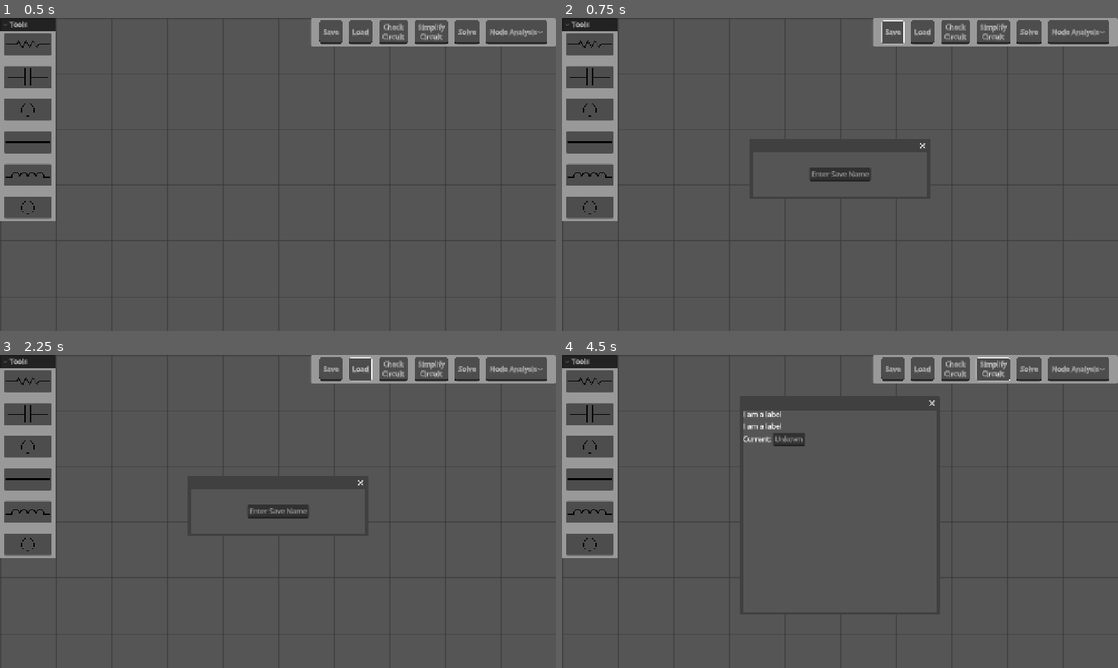
Above: before the commit, frames 1-4 (two rows, left to right).
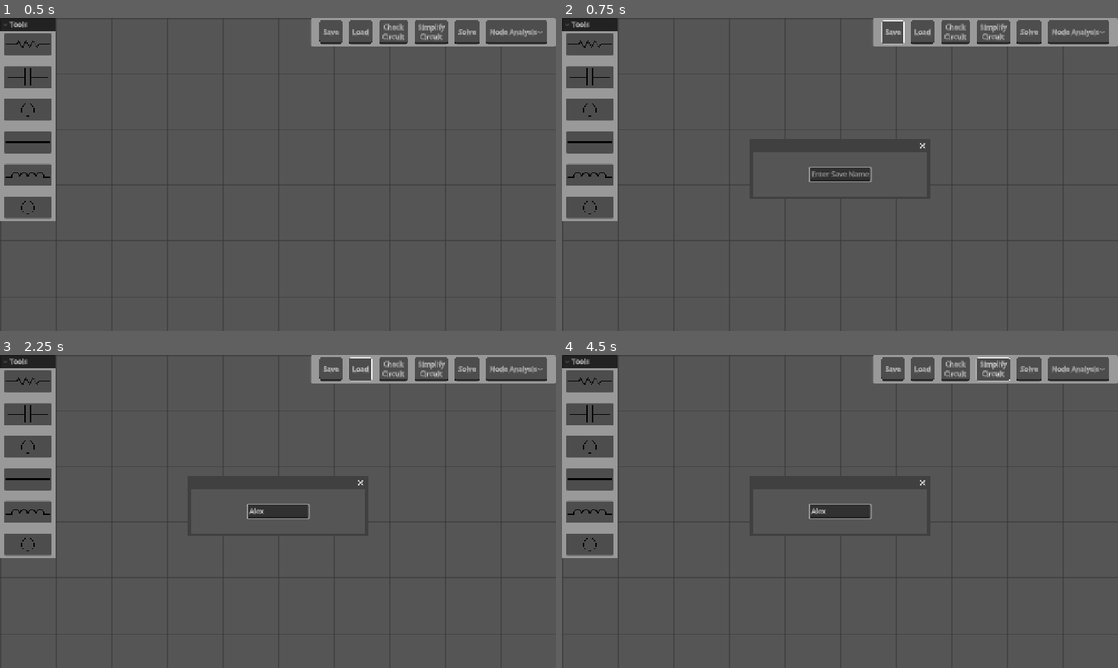
Above: after the commit, the same moments.

Repository: j-stapera/Yet-Another-Circuit-Designer
Game: Godot game, scene res://gui_components/gui_main.tscn
Two runs of this game, one before a commit and one after it. Both use one fixed random seed, a clock stepped at 60 frames per second and the inputs below.
Inputs (mouse positions are in pixels of both pictures, inside the frame that each line leads up to):
- Up to frame 1 (0.5 s): no input
- Up to frame 2 (0.75 s): click "Save" at 0.5 s
- Up to frame 3 (2.25 s): click (278, 511) at 1.27 s; type "Alex" at 1.35 s; click "Load" at 2 s
- Up to frame 4 (4.5 s): click "Check Circuit" at 2.75 s; click (840, 527) at 3.5 s, where only the run before the commit has a clickable "OK"; click "Simplify Circuit" at 4.25 s

Frame 1 is identical in both runs. In frame 2, less than 0.1% of the frame differs, in the area x 44-56%, y 47-53%; in frame 3, 0.2%; in frame 4, 0.9%, in the area x 32-67%, y 14-72%.
Error before the commit: Invalid call. Nonexistent function 'change_label' in base 'Control'. (res://gui_components/copy_paste_panel.gd:15)

Commit message:
Demo_ready

Diff:
--- a/Components/Current Source/current_holo.tscn
+++ b/Components/Current Source/current_holo.tscn
@@ -4,5 +4,5 @@
 
 [node name="current_holo" type="Sprite2D"]
 self_modulate = Color(1, 1, 1, 0.3647059)
-scale = Vector2(0.05, 0.05)
+scale = Vector2(0.076, 0.076)
 texture = ExtResource("1_i1aa1")
--- a/Components/Current Source/current_source.tscn
+++ b/Components/Current Source/current_source.tscn
@@ -14,7 +14,7 @@
 font_size = 550
 
 [node name="CurrentSource" type="Node2D"]
-scale = Vector2(0.06, 0.06)
+scale = Vector2(0.076, 0.076)
 script = ExtResource("1_fgipw")
 
 [node name="CurrentSource" type="Sprite2D" parent="."]
@@ -31,20 +31,23 @@
 scale = Vector2(30.613209, 26.564402)
 
 [node name="Start" type="Area2D" parent="."]
+position = Vector2(0, -26.31579)
 
 [node name="StartPos" type="CollisionShape2D" parent="Start"]
 unique_name_in_owner = true
-position = Vector2(0, 860)
+position = Vector2(0, 855.2631)
 scale = Vector2(31.400043, 31.400043)
 shape = SubResource("CircleShape2D_5ms80")
 
 [node name="Port" type="Sprite2D" parent="Start"]
+visible = false
 self_modulate = Color(1, 1, 1, 0.39215687)
-position = Vector2(-4.640259, -857.6469)
+position = Vector2(-4.7683716e-07, 842.10504)
 scale = Vector2(-1.6967326, -1.6967326)
 texture = ExtResource("2_my1k3")
 
 [node name="End" type="Area2D" parent="."]
+position = Vector2(0, 13.157895)
 
 [node name="EndPos" type="CollisionShape2D" parent="End"]
 unique_name_in_owner = true
@@ -55,7 +58,7 @@
 [node name="Port2" type="Sprite2D" parent="End"]
 visible = false
 self_modulate = Color(1, 1, 1, 0.39215687)
-position = Vector2(-0.0019165062, 880)
+position = Vector2(0, -828.9474)
 scale = Vector2(1.8000343, 1.8000343)
 texture = ExtResource("2_my1k3")
 
--- a/Components/Resistor/resistor.tscn
+++ b/Components/Resistor/resistor.tscn
@@ -6,7 +6,10 @@
 [ext_resource type="FontFile" uid="uid://c21od1lsghobe" path="res://misc/Verdana.ttf" id="3_msrb1"]
 [ext_resource type="Script" uid="uid://cmnnlrc586hgi" path="res://Components/Resistor/text.gd" id="4_bke0b"]
 
+[sub_resource type="StyleBoxEmpty" id="StyleBoxEmpty_bke0b"]
+
 [sub_resource type="Theme" id="Theme_iwnpr"]
+LineEdit/styles/focus = SubResource("StyleBoxEmpty_bke0b")
 
 [sub_resource type="CircleShape2D" id="CircleShape2D_mlmyw"]
 
--- a/Components/Voltage Source/value_visual.tscn
+++ b/Components/Voltage Source/value_visual.tscn
@@ -1,9 +1,12 @@
-[gd_scene load_steps=4 format=3 uid="uid://bgcqca7xv4cid"]
+[gd_scene load_steps=5 format=3 uid="uid://bgcqca7xv4cid"]
 
 [ext_resource type="FontFile" uid="uid://c21od1lsghobe" path="res://misc/Verdana.ttf" id="1_vo1sb"]
 [ext_resource type="Script" uid="uid://dt0haubik34xw" path="res://Components/Voltage Source/line_edit.gd" id="2_ykga6"]
 
+[sub_resource type="StyleBoxEmpty" id="StyleBoxEmpty_vo1sb"]
+
 [sub_resource type="Theme" id="Theme_e5a3p"]
+LineEdit/styles/focus = SubResource("StyleBoxEmpty_vo1sb")
 
 [node name="LineEdit" type="LineEdit"]
 offset_left = -2280.0
--- a/Components/Voltage Source/voltage_source.gd
+++ b/Components/Voltage Source/voltage_source.gd
@@ -48,3 +48,7 @@
 func _on_line_edit_text_submitted(new_text):
 	var v = new_text.to_float()
 	set_value(v)
+
+func _input(event):
+	if event.is_action_pressed("Reset"):
+		counter = 0
--- a/Components/component.gd
+++ b/Components/component.gd
@@ -93,16 +93,26 @@
 	var value_text = info_instance.find_child("Value")
 	var current_text = info_instance.find_child("LineEdit")
 
+	# Debug prints
+	print("id_text found: ", id_text != null)
+	print("value_text found: ", value_text != null)
+	print("current_text found: ", current_text != null)
+
+	if current_text == null:
+		push_error("LineEdit not found! Check node names in info_window scene")
+		return
+
 	id_text.text = "Name: " + id
 
 	if get_prefix() == "R":
 		value_text.text = "Resistance: " + str(get_value())
 		current_text.text = "%.4f" % get_current()
 
-
 	if get_prefix() == "V":
 		value_text.text = "Voltage: " + str(get_value())
-	current_text.text_submitted.connect(_on_text_submitted)
+
+	if not current_text.text_submitted.is_connected(_on_text_submitted):
+		current_text.text_submitted.connect(_on_text_submitted)
 
 func _on_text_submitted(new_text):
 	set_current(int(new_text))
--- a/Solving Mechanisms/loop_detection.gd
+++ b/Solving Mechanisms/loop_detection.gd
@@ -40,7 +40,7 @@
 	print("\nDETECTED LOOPS")
 	for i in range(loops.size()):
 		print("Loop ", i + 1, ": ", format_loop(loops[i]))
-
+	highlight_wires(loops, graph)
 	return loops
 
 func build_adjacency_graph():
@@ -185,6 +185,57 @@
 
 	return connected_nodes
 
+var wire_loops = {}
+
+func highlight_wires(loops, graph):
+	for loop in loops:
+		var loop_index = loops.find(loop)
+
+		for child in get_parent().get_children():
+			if child is Line2D:
+				var comp_id = child.component_list[0].split("_")[0]
+
+				if loop.has(comp_id):
+					if not wire_loops.has(loop_index):
+						wire_loops[loop_index] = []
+					wire_loops[loop_index].append(child)
+
+
+	var loop_colors = {}
+	var color_index = 0
+	var loop_counter = 1
+
+	for loop_index in wire_loops.keys():
+		var loop = loops[loop_index]
+
+		# Assign color if needed
+		if not loop_colors.has(loop_index):
+			loop_colors[loop_index] = generate_color(color_index)
+			color_index += 1
+
+		# Color all wires in the loop
+		for wire in wire_loops[loop_index]:
+			wire.default_color = loop_colors[loop_index]
+
+		# Add label
+		if wire_loops[loop_index].size() > 0:
+			var first_wire = wire_loops[loop_index][0]
+			var label = Label.new()
+			print("CURRENT LOOP INDEX: ", loop_index)
+			label.text = str(loop_counter)
+			loop_counter += 1
+			label.add_theme_color_override("font_color", loop_colors[loop_index])
+
+			if first_wire.points.size() > 0:
+				var midpoint = first_wire.points[first_wire.points.size() / 2]
+				label.position = midpoint + Vector2(20, -20)
+
+			first_wire.add_child(label)
+
+func generate_color(index: int) -> Color:
+	var hue = float(index) * 0.618033988749895
+	hue = fmod(hue, 1.0)
+	return Color.from_hsv(hue, 0.8, 0.9)
 var detected_loops = []
 
 func _on_button_2_pressed():
--- a/Solving Mechanisms/mesh_loop.gd
+++ b/Solving Mechanisms/mesh_loop.gd
@@ -43,27 +43,27 @@
 	add_step("Step 3: Write KVL Equations for Each Mesh", "Apply Kirchhoff's Voltage Law around each mesh")
 	kvl_equations()
 
-	add_step("Step 4: Form Matrix Equation [R][I] = [V]", "Organize equations into matrix form")
+	#add_step("Step 4: Form Matrix Equation [R][I] = [V]", "Organize equations into matrix form")
 	var mesh_matrix = build_mesh_matrix()
-	add_step_result(mesh_matrix["description"])
-	add_step_result("\nMatrix Form:")
-	add_step_result(mesh_matrix["matrix_display"])
-
-	add_step("Step 5: Solve for Mesh Currents", "Use linear algebra to find all mesh currents")
+	#add_step_result(mesh_matrix["description"])
+	#add_step_result("\nMatrix Form:")
+	#add_step_result(mesh_matrix["matrix_display"])
+
+	add_step("Step 4: Solve for Mesh Currents", "Use linear algebra to find all mesh currents")
 	var solution = solve_mesh_system(mesh_matrix)
 	add_step_result(solution["description"])
 
-	add_step("Step 6: Determine Branch Currents", "Calculate actual current through each component")
+	add_step("Step 5: Determine Branch Currents", "Calculate actual current through each component")
 	var branch_currents = calculate_branch_currents(solution["currents"])
 	add_step_result(branch_currents["description"])
 
-	add_step("Step 7: Calculate Component Voltages and Power", "Use Ohm's Law and branch currents")
+	add_step("Step 6: Calculate Component Voltages and Power", "Use Ohm's Law and branch currents")
 	var component_values = mesh_component_values(branch_currents)
 	add_step_result(component_values["description"])
 
-	add_step("Step 8: Verify Solution", "Check KVL for each mesh")
-	var verification = verify_mesh_solution(component_values)
-	add_step_result(verification["description"])
+	#add_step("Step 8: Verify Solution", "Check KVL for each mesh")
+	#var verification = verify_mesh_solution(component_values)
+	#add_step_result(verification["description"])
 
 	# Display solution window (matching nodal analysis)
 	var soln_window = preload("res://popup_windows/solution_window.tscn").instantiate()
--- a/main/main.gd
+++ b/main/main.gd
@@ -75,6 +75,8 @@
 	if current_holo_scene == resistor_holoscn:
 		should_be_vertical = is_rotated_90
 	elif current_holo_scene == voltageSource_holoscn:
+		should_be_vertical = !is_rotated_90
+	elif current_holo_scene == currentSource_holoscn:
 		should_be_vertical = !is_rotated_90
 
 	if should_be_vertical:
--- a/popup_windows/saveload_popup.gd
+++ b/popup_windows/saveload_popup.gd
@@ -1,5 +1,8 @@
 extends Control
 
 
+func _ready():
+	$Window/LineEdit.call_deferred("grab_focus")
+
 func _on_line_edit_text_submitted(new_text: String) -> void:
 	$Window.hide()
--- a/popup_windows/saveload_popup.tscn
+++ b/popup_windows/saveload_popup.tscn
@@ -15,6 +15,8 @@
 oversampling_override = 1.0
 initial_position = 1
 size = Vector2i(400, 100)
+transient = true
+exclusive = true
 
 [node name="LineEdit" type="LineEdit" parent="Window"]
 anchors_preset = 8
Not shown: 1 places in Components/Resistor/resistor.tscn that only renumber resources
Not shown, added: export_presets.cfg
